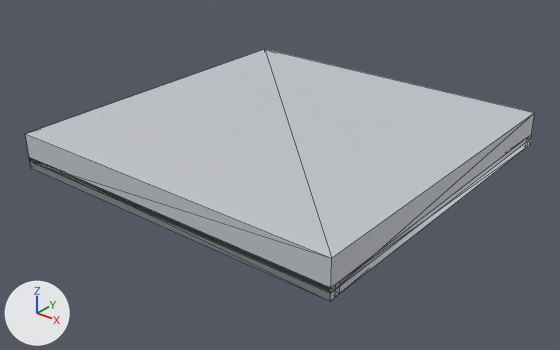
What one commit did to the glTF model internal/web/static/office/sets/modern/Arch_Ceiling_Vent.gltf.
Before and after are seen from a camera (50 mm lens) standing at (0.762, -0.975, 0.5) and looking at (0.006, -0.03, -0.086). Every picture has the same lights, and +X, +Y and +Z are marked at lower left. The picture after the commit comes second. Mesh edges are drawn as thin lines.

In view in the first picture: 'Arch_Ceiling_Vent'.
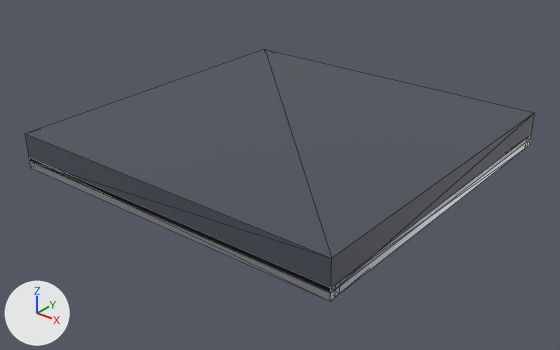
Pixel boxes (x1, y1, x2, y2) of what changed, in the pictures (560 x 350 px):
'Arch_Ceiling_Vent', recoloured (light grey to dark grey): (26, 49, 534, 294) in both

Edits to the bpy script that builds the scene:
```text
Change mat_rs_bodydark:
    mat_rs_bodydark.base_color: (0.552, 0.571, 0.604) -> (0.0704, 0.0782, 0.0953)  # light grey #c4c7cc -> dark grey #4b4f57
```
